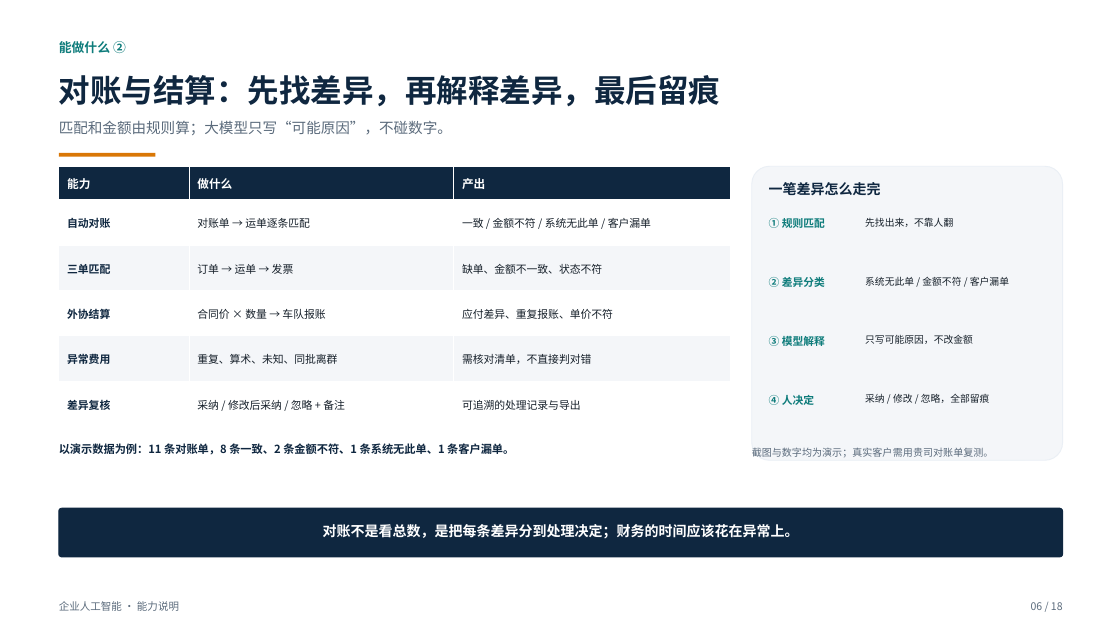
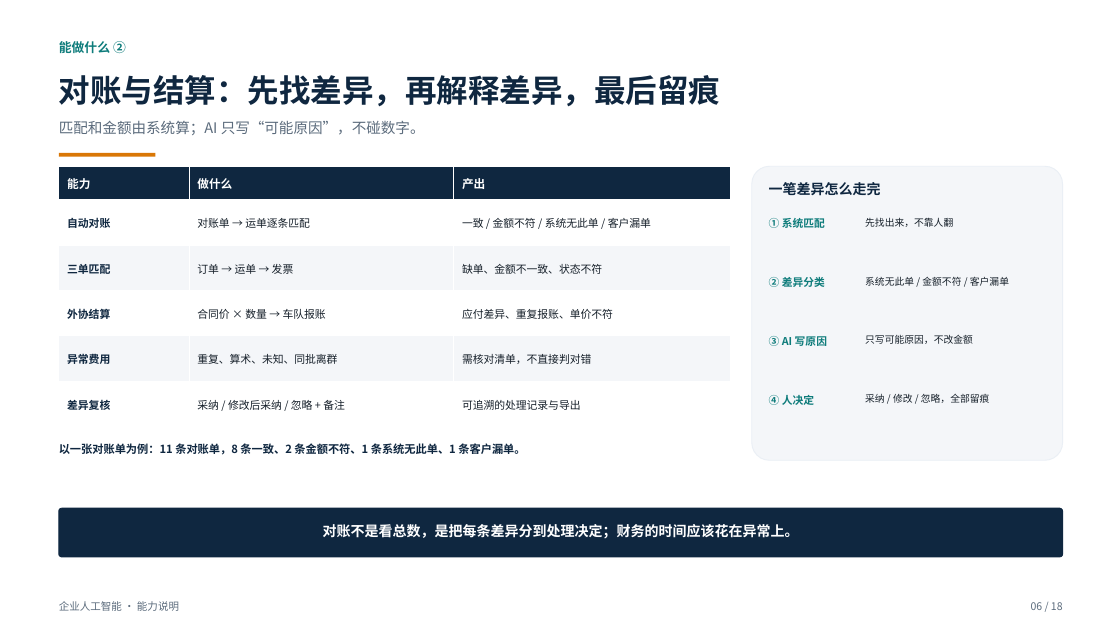
Before and after one commit to roma007/Enterprise-AI, a slide deck: slide 6 of 会客包/reports/客户老板版_系统能力介绍_2026-11-08.pptx. Drawn at 1120x630 pixels with LibreOffice and Linux fonts; fonts in the diff are those of the drawing. Boxes give left, top, right and bottom in pixels: in the first picture for what was removed or moved away, otherwise in the second. Text is boxed around its words. In the diff, an @@ line names an element or a change of style, - is before the commit and + after.

Commit message:
fix(copilot): 客户版 PPT 去工程术语并统一演示口径
图无影响：仅客户版 PPT 措辞、演示界面文案与截图，不改功能与节点状态。

```diff
--- a/会客包/reports/客户老板版_系统能力介绍_2026-11-08.pptx
+++ b/会客包/reports/客户老板版_系统能力介绍_2026-11-08.pptx
@@ text at <box>59,121,425,135</box>: text changed @@
-匹配和金额由规则算；大模型只写“可能原因”，不碰数字。
+匹配和金额由系统算；AI 只写“可能原因”，不碰数字。
@@ text at <box>769,218,825,228</box>: text changed @@
-① 规则匹配
+① 系统匹配
@@ text at <box>769,334,827,349</box>: text changed @@
-③ 模型解释
+③ AI 写原因
@@ text at <box>59,443,525,455</box>: text changed @@
-以演示数据为例：11 条对账单，8 条一致、2 条金额不符、1 条系统无此单、1 条客户漏单。
+以一张对账单为例：11 条对账单，8 条一致、2 条金额不符、1 条系统无此单、1 条客户漏单。
@@ text removed at <box>752,447,994,457</box> @@
-截图与数字均为演示；真实客户需用贵司对账单复测。
```
Also in this commit, not shown: 17 other slides changed, 47 other files.
